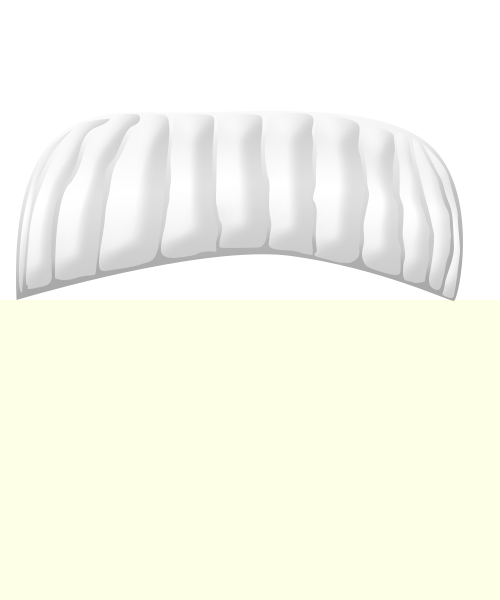
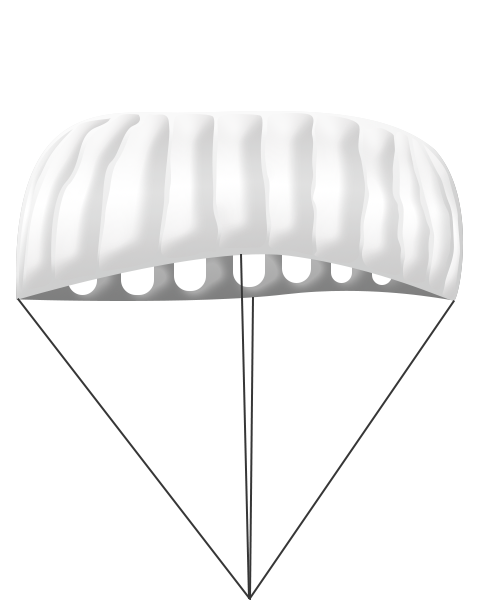
Layer changes from the first (500, 600) image to the second:
added layer "Rounded Rectangle 8" above "PARACHUTE" over left=250, top=560, right=251, bottom=600
added group "PARACHUTE" with 16 layers above "Layer 1" over left=16, top=111, right=463, bottom=301
moved "Group 1" into group "PARACHUTE" over left=19, top=113, right=460, bottom=298
painted on "Shape 13" over left=313, top=116, right=365, bottom=263
painted on "Shape 12" over left=362, top=128, right=401, bottom=275
painted on "Shape 11" over left=396, top=133, right=430, bottom=283
painted on "Shape 10" over left=412, top=138, right=451, bottom=290
painted on "Shape 9" over left=422, top=143, right=460, bottom=298
painted on "Shape 8" over left=265, top=130, right=314, bottom=255
painted on "Shape 7" over left=216, top=131, right=267, bottom=248
painted on "Shape 6" over left=161, top=131, right=218, bottom=258
painted on "Shape 5" over left=99, top=115, right=170, bottom=270
painted on "Shape 4" over left=55, top=115, right=140, bottom=280
painted on "Shape 3" over left=26, top=118, right=110, bottom=289
painted on "Shape 2" over left=19, top=130, right=72, bottom=292
moved "Shape 1" into group "PARACHUTE", painted on it over left=16, top=111, right=463, bottom=301
added layer "Shape 1 copy" in group "PARACHUTE" over left=16, top=111, right=463, bottom=301
hid "Layer 1" over left=0, top=300, right=500, bottom=600
hid "Background" over left=0, top=111, right=500, bottom=600
